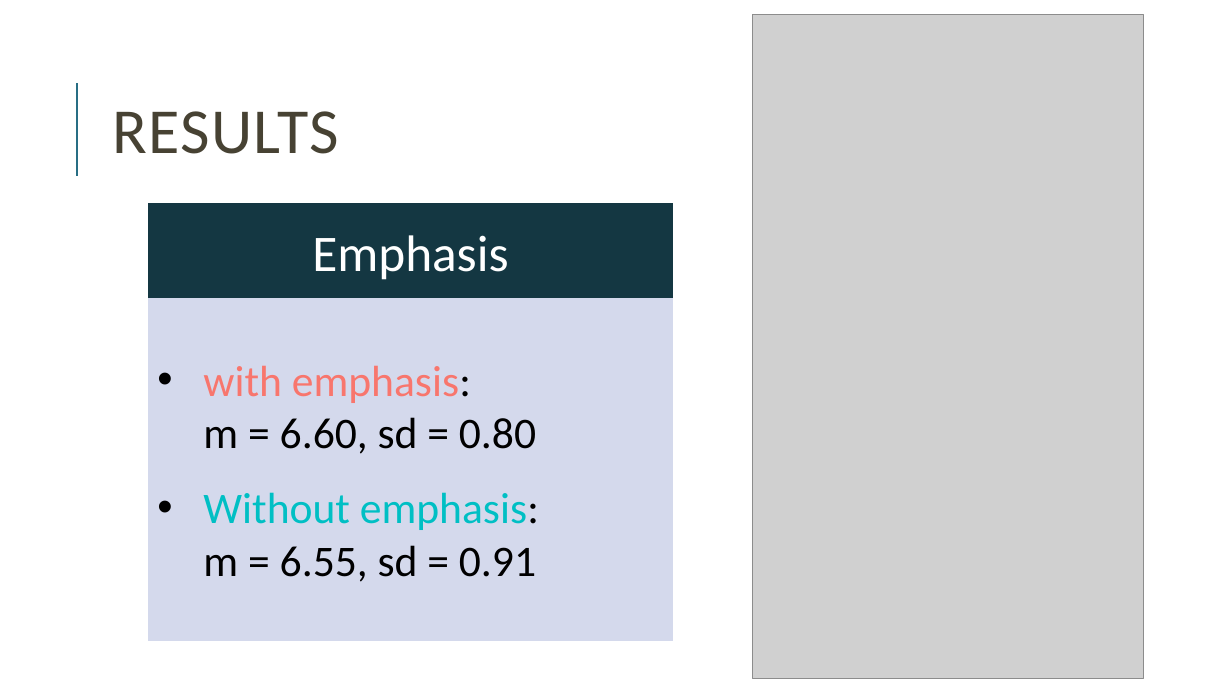
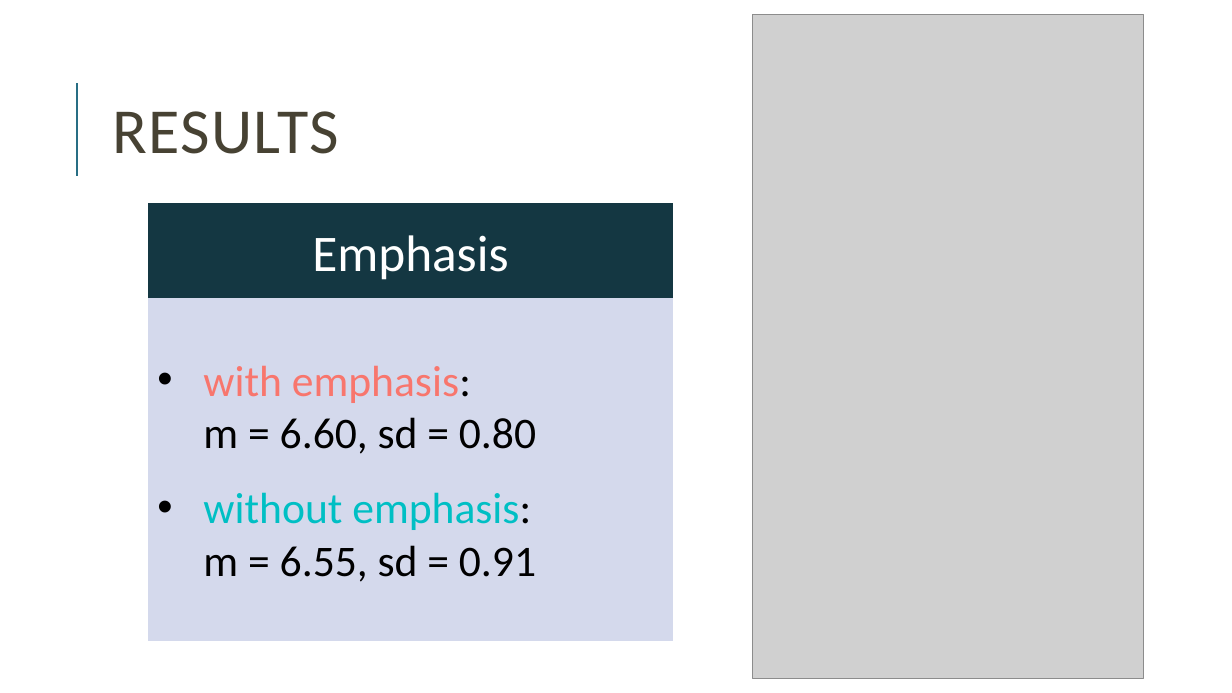
Before and after one commit to miriamschiele/MA, a slide deck: slide 33 of presentation/Miriam Schiele, MA presentation.pptx (slide 26 before the commit). Drawn at 1232x693 pixels with LibreOffice and Linux fonts; fonts in the diff are those of the drawing; grey boxes stand for pictures. Boxes give left, top, right and bottom in pixels: in the first picture for what was removed or moved away, otherwise in the second. Text is boxed around its words. In the diff, an @@ line names an element or a change of style, - is before the commit and + after.

```diff
--- a/presentation/Miriam Schiele, MA presentation.pptx
+++ b/presentation/Miriam Schiele, MA presentation.pptx
@@ text in rectangle at (x1=203, y1=492, x2=536, y2=582): text changed @@
-• Without emphasis:
-  m = 6.55, sd = 0.91
+• without emphasis:
+  m = 6.55, sd = 0.91
```
Also in this commit, not shown: 6 other slides changed, 5 slides added, 1 slide removed, 1 other file.
